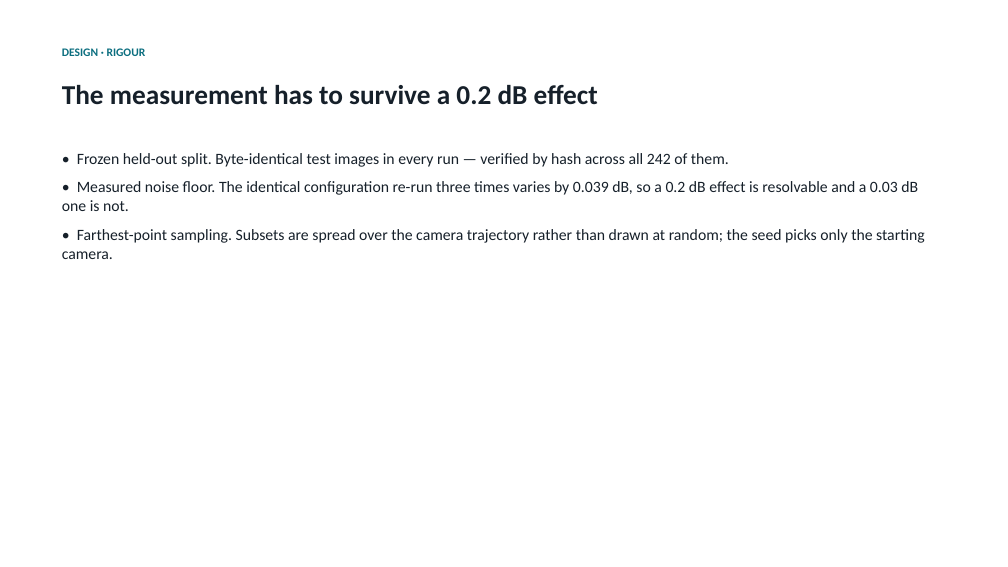
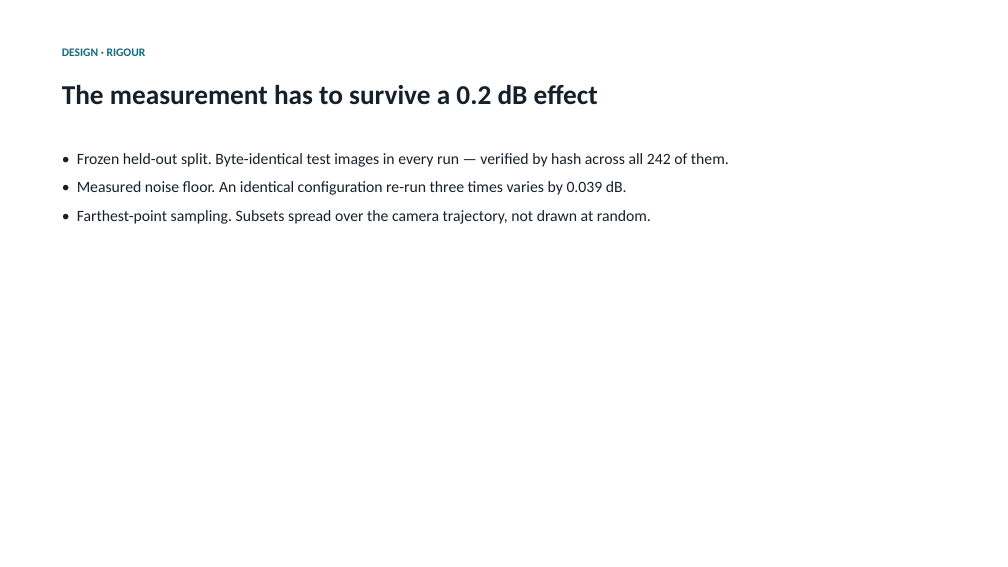
Before and after one commit to mohamedeyaad/fewshot-gaussian-splatting, a slide deck: slide 8 of results/presentation.pptx. Drawn at 1008x567 pixels with LibreOffice and Linux fonts; fonts in the diff are those of the drawing. Boxes give left, top, right and bottom in pixels: in the first picture for what was removed or moved away, otherwise in the second. Text is boxed around its words. In the diff, an @@ line names an element or a change of style, - is before the commit and + after.

```diff
--- a/results/presentation.pptx
+++ b/results/presentation.pptx
@@ text at [77,181,651,224]: text changed @@
-• Measured noise floor. The identical configuration re-run three times varies by 0.039 dB, so a 0.2 dB effect is resolvable and a 0.03 dB one is not.
-• Farthest-point sampling. Subsets are spread over the camera trajectory rather than drawn at random; the seed picks only the starting camera.
+• Measured noise floor. An identical configuration re-run three times varies by 0.039 dB.
+• Farthest-point sampling. Subsets spread over the camera trajectory, not drawn at random.
```
Also in this commit, not shown: 10 other slides changed, 8 other files.
